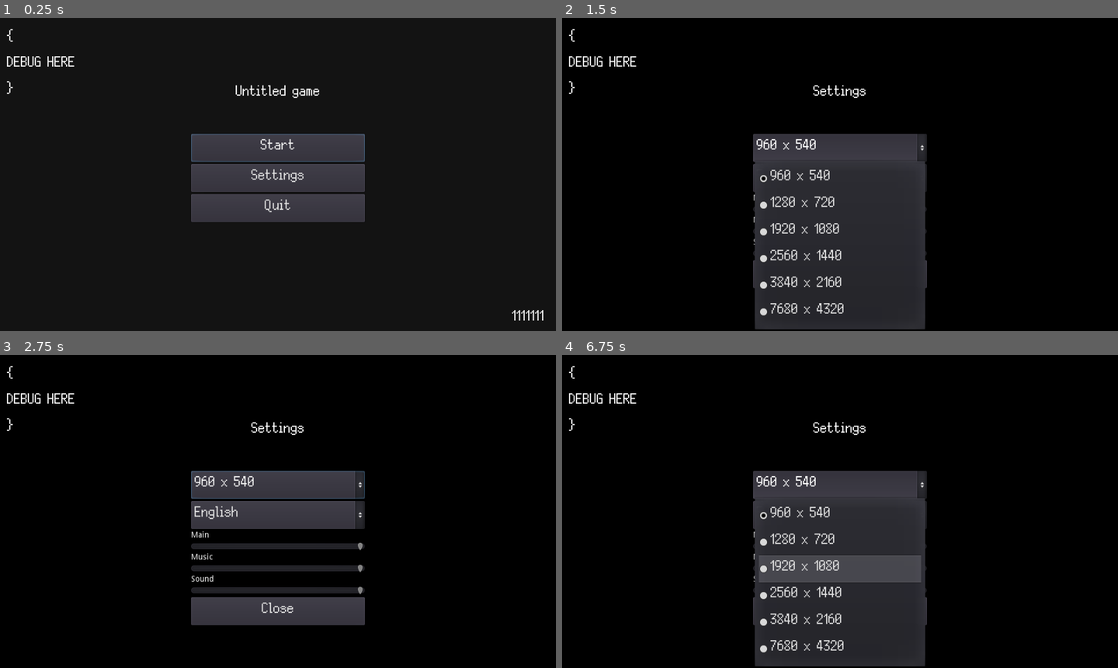
Above: before the commit, frames 1-4 (two rows, left to right).
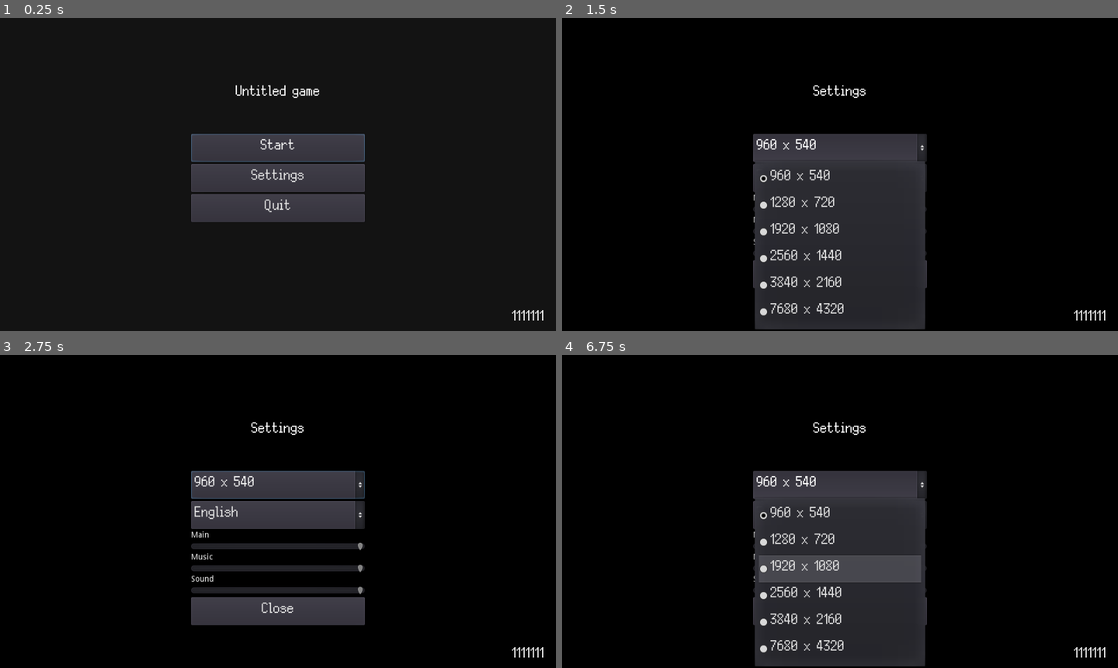
Above: after the commit, the same moments.

Repository: colinbellino/ai-and-games-2022
Game: Godot game, scene res://media/scenes/main.tscn
Two runs of this game, one before a commit and one after it. Both use one fixed random seed, a clock stepped at 60 frames per second and the inputs below.
Inputs (mouse positions are in pixels of both pictures, inside the frame that each line leads up to):
- Up to frame 1 (0.25 s): no input
- Up to frame 2 (1.5 s): click "Settings" at 0.5 s; click "Start" at 1.25 s
- Up to frame 3 (2.75 s): click "Start" at 2 s
- Up to frame 4 (6.75 s): click "960 x 540" at 2.75 s; click "English" at 3.5 s; tap Enter at 4.25, 5.75 s; move the mouse to (962, 495) at 4.27 s; hold D (move_right) 4.28-5.03 s; click (962, 495) at 4.35 s; right-click (962, 495) at 4.55 s; tap Space at 5, 6.5 s; move the mouse to (728, 527) at 5.02 s; hold S (move_down) 5.03-5.78 s; right-click (728, 527) at 5.1 s; click (728, 527) at 5.3 s; move the mouse to (895, 442) at 5.77 s; hold D (move_right) 5.78-6.53 s; click (895, 442) at 5.85 s; right-click (895, 442) at 6.05 s; move the mouse to (812, 574) at 6.52 s; hold Z (move_up) from 6.53 s (still down); right-click (812, 574) at 6.6 s

The runs differ from the first frame. In frame 1, 0.2% of the frame differs, in the area x 1-14%, y 3-25%; in frame 2, 0.3%, in the area x 1-98%, y 3-97%; in frame 3, 0.3%; in frame 4, 0.3%.

Commit message:
Left click to make sad, right click to make happy

Diff:
--- a/media/scenes/ui/DebugUI.tscn
+++ b/media/scenes/ui/DebugUI.tscn
@@ -18,6 +18,16 @@
 margin_right = 60.0
 margin_bottom = 466.0
 theme = ExtResource( 1 )
-text = "{
-DEBUG HERE
-}"
+
+[node name="Version" type="Label" parent="."]
+unique_name_in_owner = true
+anchor_left = 0.5
+anchor_top = 1.0
+anchor_right = 0.98
+anchor_bottom = 1.0
+margin_left = -1209.0
+margin_top = -63.0
+theme = ExtResource( 1 )
+text = "version"
+align = 2
+valign = 2
--- a/media/scenes/ui/TitleUI.tscn
+++ b/media/scenes/ui/TitleUI.tscn
@@ -24,19 +24,6 @@
 text = "Untitled game"
 align = 1
 valign = 1
-
-[node name="Version" type="Label" parent="."]
-unique_name_in_owner = true
-anchor_left = 0.5
-anchor_top = 1.0
-anchor_right = 0.98
-anchor_bottom = 1.0
-margin_left = -1209.0
-margin_top = -63.0
-theme = ExtResource( 2 )
-text = "version"
-align = 2
-valign = 2
 
 [node name="Menu" type="VBoxContainer" parent="."]
 anchor_left = 0.5
--- a/project.godot
+++ b/project.godot
@@ -73,6 +73,11 @@
 "class": "MouseArea2D",
 "language": "GDScript",
 "path": "res://src/MouseArea2D.gd"
+}, {
+"base": "Behaviour",
+"class": "Pet",
+"language": "GDScript",
+"path": "res://src/behaviours/Pet.gd"
 }, {
 "base": "Reference",
 "class": "Save",
@@ -113,6 +118,7 @@
 "IsCreature": "",
 "LDTK": "",
 "MouseArea2D": "",
+"Pet": "",
 "Save": "",
 "SettingsUI": "",
 "Sleepy": "",
@@ -220,6 +226,11 @@
 mouse_left={
 "deadzone": 0.5,
 "events": [ Object(InputEventMouseButton,"resource_local_to_scene":false,"resource_name":"","device":-1,"alt":false,"sh …(213 unchanged characters)…
+ ]
+}
+mouse_right={
+"deadzone": 0.5,
+"events": [ Object(InputEventMouseButton,"resource_local_to_scene":false,"resource_name":"","device":-1,"alt":false,"shift":false,"control":false,"meta":false,"command":false,"button_mask":0,"position":Vector2( 0, 0 ),"global_position":Vector2( 0, 0 ),"factor":1.0,"button_index":2,"pressed":false,"doubleclick":false,"script":null)
  ]
 }
 debug_1={
--- a/src/DebugUI.gd
+++ b/src/DebugUI.gd
@@ -1,6 +1,8 @@
 class_name DebugUI extends CanvasLayer
 
 var dump_label: Label
+var version_label: Label
 
 func _ready() -> void:
     dump_label = get_node("%Dump")
+    version_label = get_node("%Version")
--- a/src/Game.gd
+++ b/src/Game.gd
@@ -43,13 +43,14 @@
     _result = Globals.ui_title.button_continue.connect("pressed", self, "button_continue_pressed")
     _result = Globals.ui_title.button_settings.connect("pressed", self, "button_settings_pressed")
     _result = Globals.ui_title.button_quit.connect("pressed", self, "button_quit_pressed")
+    Globals.ui_debug.version_label.text = Globals.version
 
     if Globals.settings.skip_title:
         button_start_pressed()
     else:
         # Start the title
         yield(get_tree(), "idle_frame") # Wait for next frame before initializing the UI
-        Globals.ui_title.open(Globals.version)
+        Globals.ui_title.open()
         change_state(GameStates.TITLE)
 
         # Start playing menu music
--- a/src/MouseArea2D.gd
+++ b/src/MouseArea2D.gd
@@ -10,4 +10,6 @@
         pass # We could do something with mouseovers here
 
     if event.is_action_released("mouse_left"):
-        entity.interact()
+        entity.interact(0)
+    elif event.is_action_released("mouse_right"):
+        entity.interact(1)
--- a/src/TitleUI.gd
+++ b/src/TitleUI.gd
@@ -1,13 +1,11 @@
 class_name TitleUI extends CanvasLayer
 
-var version_label: Label
 var button_start: Button
 var button_continue: Button
 var button_settings: Button
 var button_quit: Button
 
 func _ready() -> void:
-    version_label = get_node("%Version")
     button_start = get_node("%Start")
     button_continue = get_node("%Continue")
     button_settings = get_node("%Settings")
@@ -19,8 +17,7 @@
 
     close()
 
-func open(version: String) -> void:
-    version_label.text = version
+func open() -> void:
     button_start.grab_focus()
     visible = true
 
--- a/src/behaviours/EmitStimulus.gd
+++ b/src/behaviours/EmitStimulus.gd
@@ -6,7 +6,7 @@
 func _exit_tree() -> void:
     entity.disconnect("interacted", self, "entity_interacted")
 
-func entity_interacted() -> void:
+func entity_interacted(_interaction_type: int) -> void:
     entity.change_state(Enums.EntityStates.Activating)
     var type = LDTK.get_behaviour_meta(entity, "EmitStimulus", "Type")
 
--- /dev/null
+++ b/src/behaviours/Pet.gd
@@ -0,0 +1,10 @@
+class_name Pet extends Behaviour
+
+func _ready() -> void:
+    var _result = entity.connect("interacted", self, "entity_interacted")
+
+func entity_interacted(interaction_type: int) -> void:
+    if interaction_type == 1:
+        Globals.emotion_level += 1
+    elif interaction_type == 0:
+        Globals.emotion_level -= 1
--- a/src/behaviours/WakeUp.gd
+++ b/src/behaviours/WakeUp.gd
@@ -3,6 +3,6 @@
 func _ready() -> void:
     var _result = entity.connect("interacted", self, "entity_interacted")
 
-func entity_interacted() -> void:
+func entity_interacted(_interaction_type: int) -> void:
     print("[WAKE_UP] %s waking up" % [name])
     entity.change_state(Enums.EntityStates.Idle)
--- a/src/entities/Emoticon.gd
+++ b/src/entities/Emoticon.gd
@@ -2,7 +2,7 @@
 
 tool
 
-enum {MUSIC, SAD, WATER, CIRCLE, STARS, HAHA, HAPPY, DOTDOTDOT, MONEY, STAR, LIGHTBULB, BLANK, DOTDOT, RAIN, ZZ, HEARTS, DOUBLEEXCLIMATION, DOT, ?, Z, BROKENHEART, EXCLIMATION, NO, SUPRISE}
+#enum {MUSIC, SAD, WATER, CIRCLE, STARS, HAHA, HAPPY, DOTDOTDOT, MONEY, STAR, LIGHTBULB, BLANK, DOTDOT, RAIN, ZZ, HEARTS, DOUBLEEXCLIMATION, DOT, ?, Z, BROKENHEART, EXCLIMATION, NO, SUPRISE}
 
 
 # Declare member variables here. Examples:
--- a/src/entities/Entity.gd
+++ b/src/entities/Entity.gd
@@ -9,7 +9,7 @@
 var _state_entered : bool
 var _state_exited : bool
 
-signal interacted
+signal interacted(interaction_type)
 signal area_entered(area)
 signal area_exited(area)
 signal state_entered(new_state)
@@ -52,9 +52,9 @@
 
             change_state(Enums.EntityStates.Idle)
 
-func interact() -> void:
+func interact(_interaction_type: int) -> void:
     # print("[Entity] %s interact" % [name])
-    emit_signal("interacted")
+    emit_signal("interacted", _interaction_type)
 
 func area_interacted(_area: EntityArea2D) -> void:
     # print("[Entity] %s interacted | source: %s | stimulus: %s" % [name, area.source, area.stimulus])
@@ -63,12 +63,10 @@
 func area_entered(area: EntityArea2D) -> void:
     # print("[Entity] %s entered | source: %s | stimulus: %s" % [name, area.source, area.stimulus])
     emit_signal("area_entered", area)
-    # var _result = connect("interacted", area, "_interacted", [area])
 
 func area_exited(area: EntityArea2D) -> void:
     # print("[Entity] %s exited | source: %s | stimulus: %s" % [name, area.source, area.stimulus])
     emit_signal("area_exited", area)
-    # disconnect("interacted", area, "_interacted")
 
 func change_state(state: int) -> void:
     emit_signal("state_exited", _state)
--- a/src/entities/EntityArea2D.gd
+++ b/src/entities/EntityArea2D.gd
@@ -23,6 +23,3 @@
     if entity_found != -1:
         entity.area_exited(area)
         _entities.remove(entity_found)
-
-func _interacted(area: EntityArea2D):
-    entity.area_interacted(area)
Not shown, changed: media/maps/world_0.ldtk
